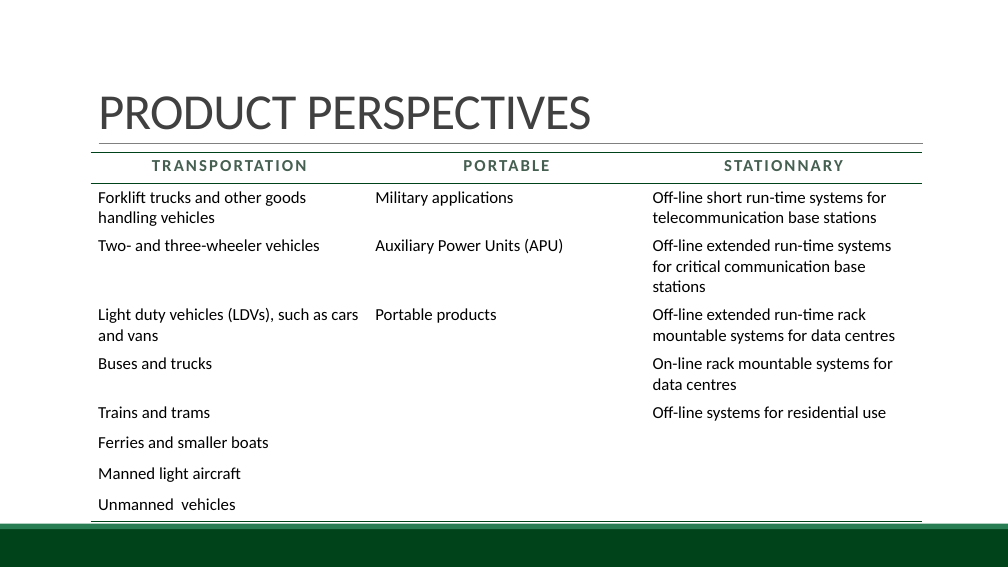
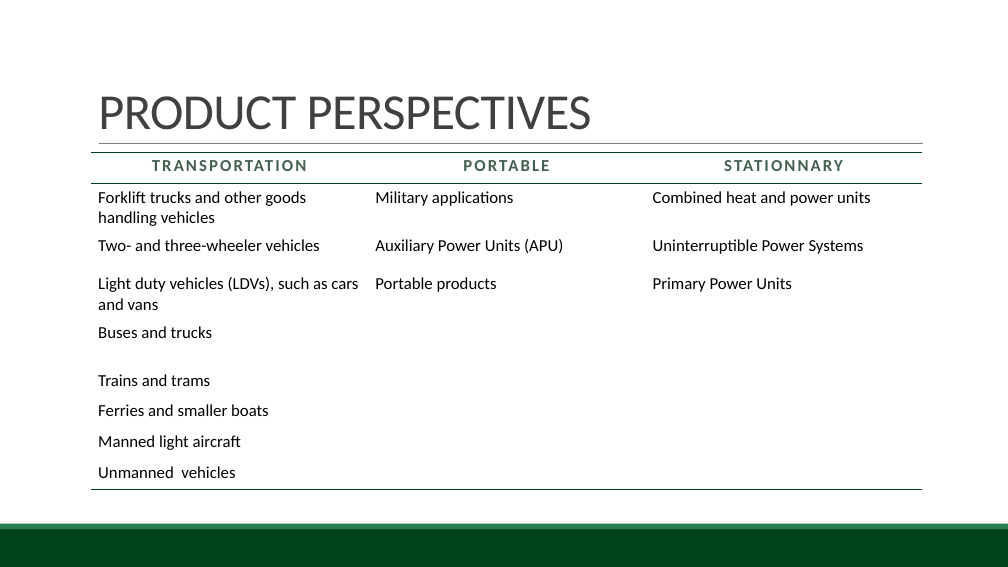
Before and after one commit to BambuGMS/Industry-Analysis-Report, a slide deck: slide 8 of Assignments/Presentations/2015.04.15Presentation_0.1.pptx. Drawn at 1008x567 pixels with LibreOffice and Linux fonts; fonts in the diff are those of the drawing; background and template pictures are left out. Boxes give left, top, right and bottom in pixels: in the first picture for what was removed or moved away, otherwise in the second. Text is boxed around its words. In the diff, an @@ line names an element or a change of style, - is before the commit and + after.

Commit message:
changes in slide 8

```diff
--- a/Assignments/Presentations/2015.04.15Presentation_0.1.pptx
+++ b/Assignments/Presentations/2015.04.15Presentation_0.1.pptx
@@ table at [91, 153, 923, 488] @@
-row 2, column 3: Off-line short run-time systems for telecommunication base stations
+row 2, column 3: Combined heat and power units
-row 3, column 3: Off-line extended run-time systems for critical communication base stations
+row 3, column 3: Uninterruptible Power Systems
-row 4, column 3: Off-line extended run-time rack mountable systems for data centres
+row 4, column 3: Primary Power Units
-row 5, column 3: On-line rack mountable systems for data centres
+row 5, column 3: 
-row 6, column 3: Off-line systems for residential use
+row 6, column 3: 
```
